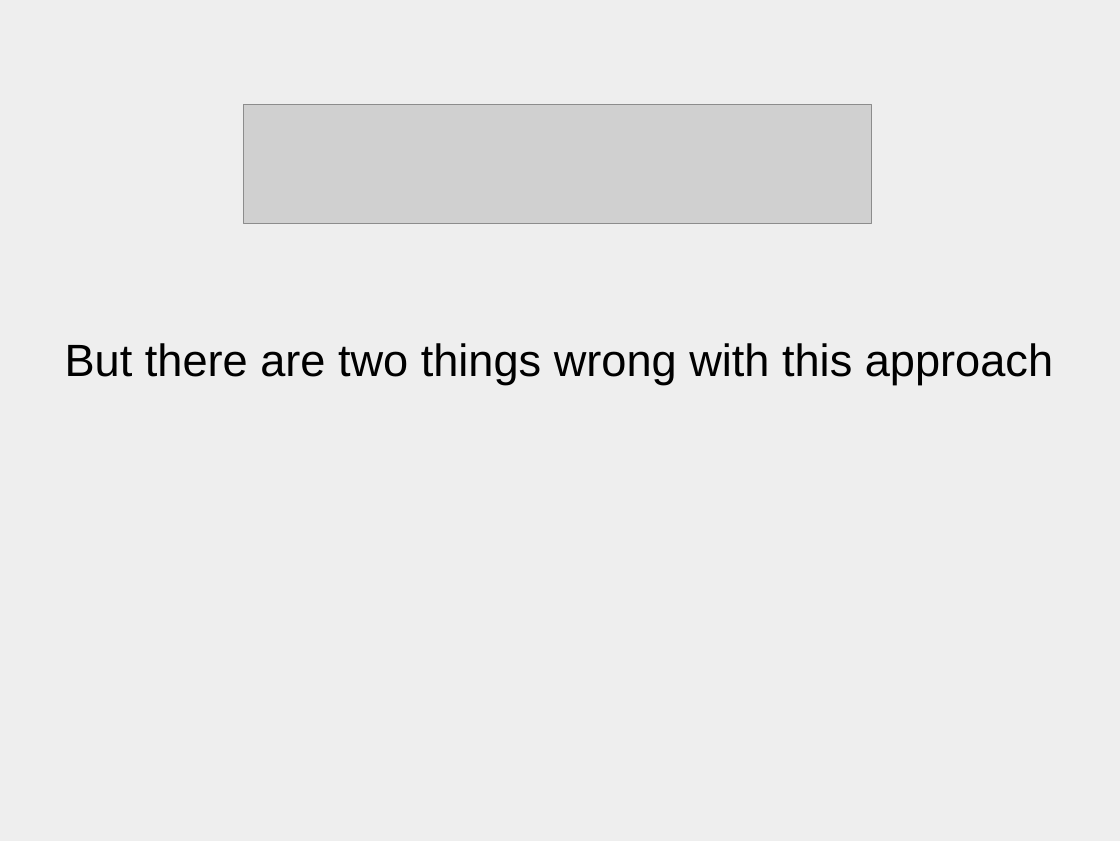
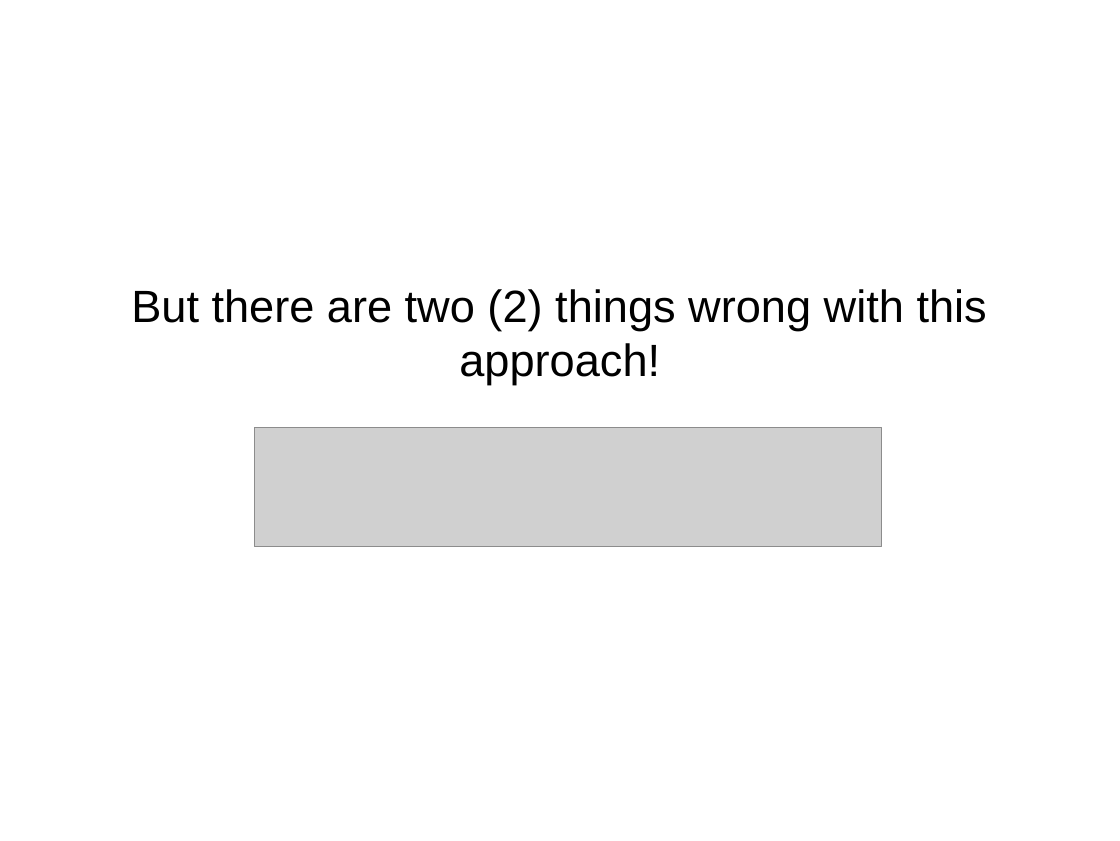
Before and after one commit to johnBartos/react-d3-demo, a slide deck: slide 8 of d3slides.odp. Drawn at 1120x841 pixels with LibreOffice and Linux fonts; fonts in the diff are those of the drawing; grey boxes stand for pictures. Boxes give left, top, right and bottom in pixels: in the first picture for what was removed or moved away, otherwise in the second. Text is boxed around its words. In the diff, an @@ line names an element or a change of style, - is before the commit and + after.

```diff
--- a/d3slides.odp
+++ b/d3slides.odp
@@ background #EEEEEE to #FFFFFF @@
@@ subtitle at [131, 289, 987, 385]: text changed @@
-But there are two things wrong with this approach
+But there are two (2) things wrong with this approach!
@@ picture: place and size @@
-picture at [244, 104, 872, 224]
+picture at [254, 427, 882, 547]
```
Also in this commit, not shown: 12 other slides changed, 4 slides added, 6 slides removed.
